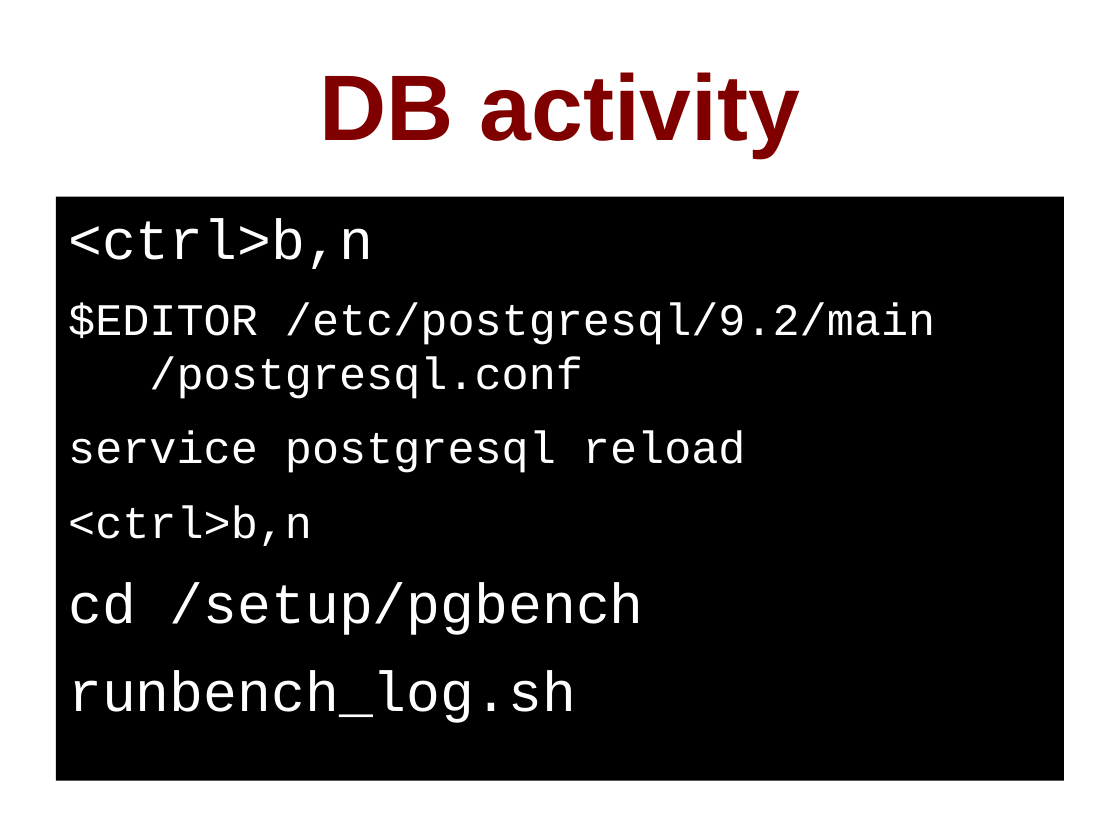
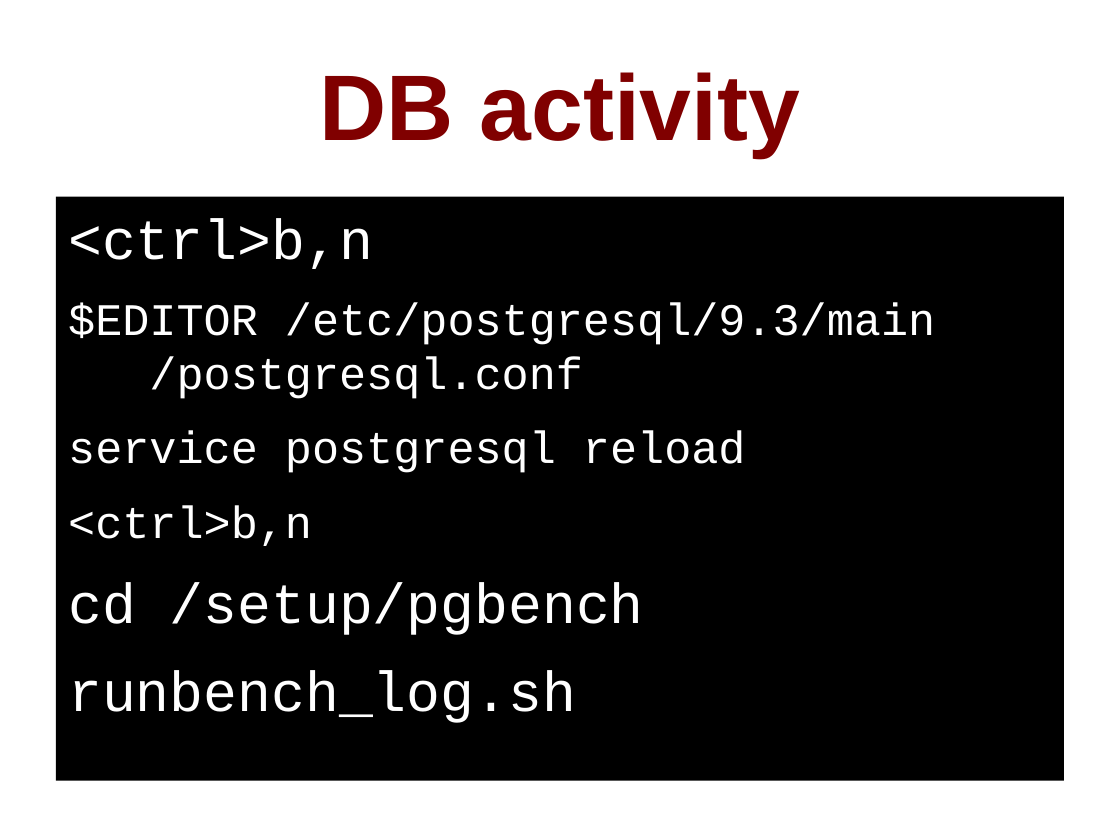
Before and after one commit to pgexperts/accidentalDBA, a slide deck: slide 128 of tutorial/accidental_dba_oscon.odp (slide 132 before the commit). Drawn at 1120x840 pixels with LibreOffice and Linux fonts; fonts in the diff are those of the drawing. Boxes give left, top, right and bottom in pixels: in the first picture for what was removed or moved away, otherwise in the second. Text is boxed around its words. In the diff, an @@ line names an element or a change of style, - is before the commit and + after.

```diff
--- a/tutorial/accidental_dba_oscon.odp
+++ b/tutorial/accidental_dba_oscon.odp
@@ text at [68,303,935,399]: text changed @@
-$EDITOR /etc/postgresql/9.2/main
-/postgresql.conf
+$EDITOR /etc/postgresql/9.3/main
+/postgresql.conf
```
Also in this commit, not shown: 21 other slides changed, 6 slides added, 8 slides removed, 9 other files.
